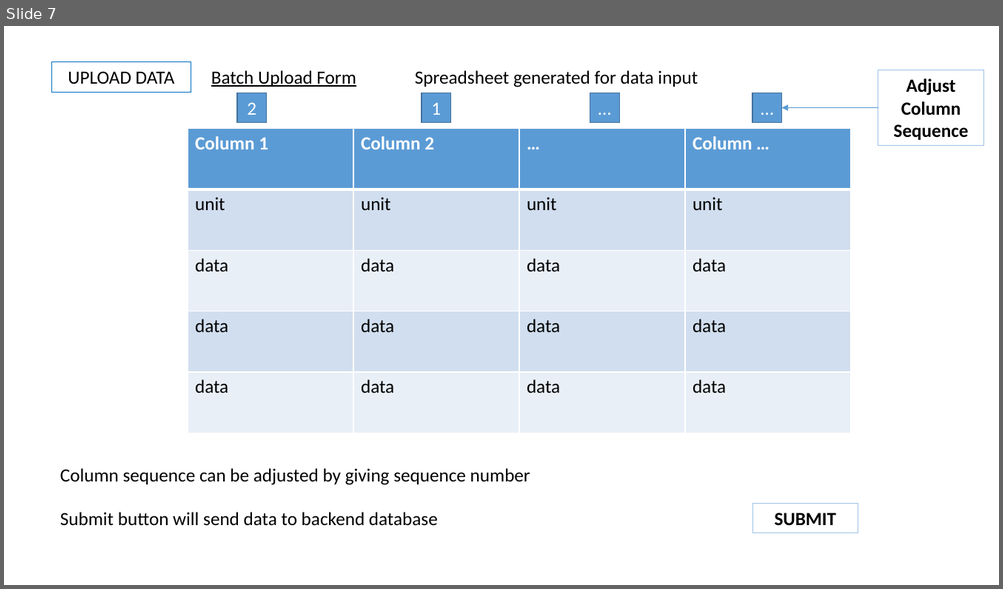
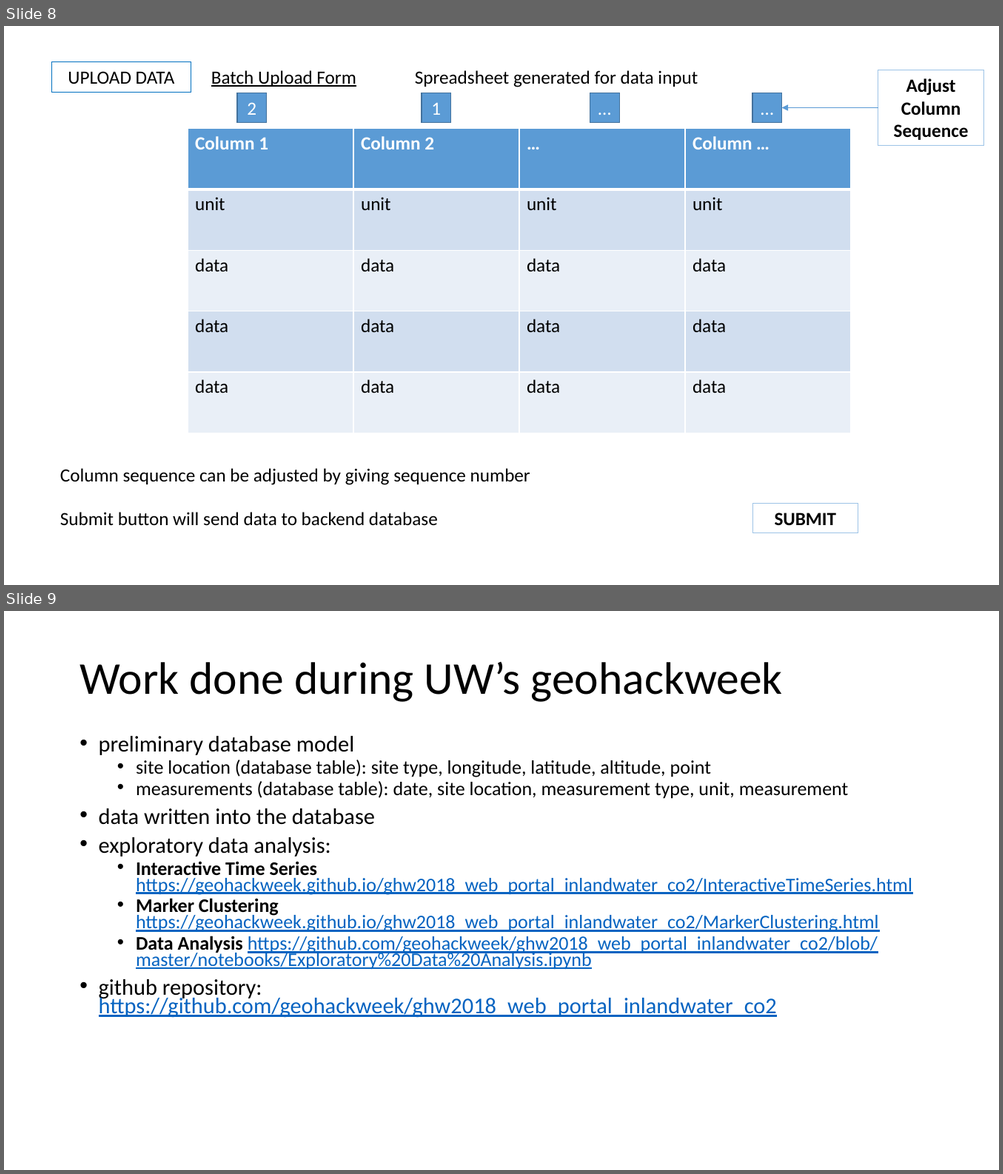
Before and after one commit to geohackweek/ghw2018_web_portal_inlandwater_co2, a slide deck: docs/Web portal.pptx. Shown one above the other, each under a label of ours: slide 7 before the commit, slides 8 and 9 after it. The pictures are 1003x589 and 1003x1174 pixels, drawn with LibreOffice and Linux fonts; fonts in the diff are those of the drawing. Boxes give left, top, right and bottom in pixels: in the first picture for what was removed or moved away, otherwise in the second. Text is boxed around its words. In the diff, an @@ line names an element or a change of style, - is before the commit and + after.

```diff
--- a/docs/Web portal.pptx
+++ b/docs/Web portal.pptx
@@ slide 9 added at bbox=[4, 611, 999, 1170], background #FFFFFF @@
@@ title added at bbox=[79, 662, 782, 702], 44 pt, text #000000 @@
+Work done during UW’s geohackweek
@@ text added at bbox=[99, 736, 912, 1018], 18.6 pt, text #0563C1, underline @@
+• preliminary database model
+  • site location (database table): site type, longitude, latitude, altitude, point
+  • measurements (database table): date, site location, measurement type, unit, measurement
+• data written into the database
+• exploratory data analysis:
+  • Interactive Time Series https://geohackweek.github.io/ghw2018_web_portal_inlandwater_co2/InteractiveTimeSeries.html
+  • Marker Clustering https://geohackweek.github.io/ghw2018_web_portal_inlandwater_co2/MarkerClustering.html
+  • Data Analysis https://github.com/geohackweek/ghw2018_web_portal_inlandwater_co2/blob/master/notebooks/Exploratory%20Data%20Analysis.ipynb
+• github repository: https://github.com/geohackweek/ghw2018_web_portal_inlandwater_co2
@@ what was slide 7 is now slide 8 @@
```
Also in this commit, not shown: 7 slides changed, 4 other slides added.
